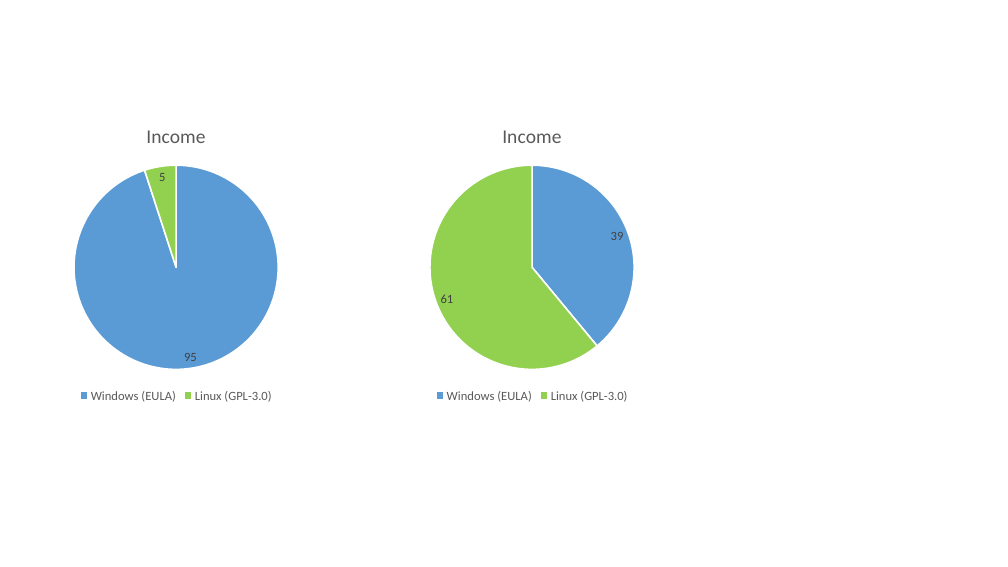
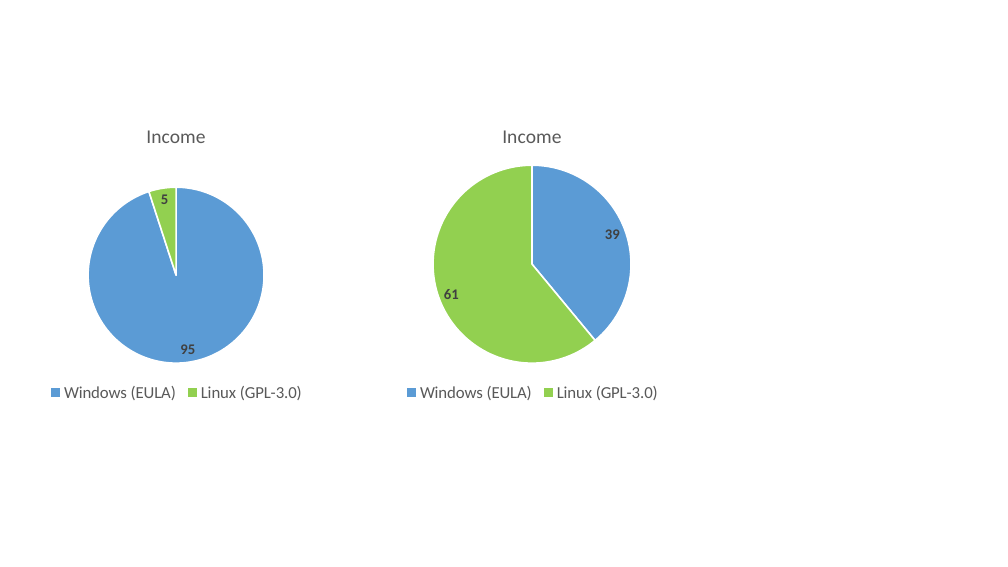
Before and after one commit to forCrowd/WealthFramework, a slide deck: slide 3 of SolutionItems/Documents/Connect2Effect/Connect2Effect.pptx (slide 2 before the commit). Drawn at 1008x567 pixels with LibreOffice and Linux fonts; fonts in the diff are those of the drawing. Boxes give left, top, right and bottom in pixels: in the first picture for what was removed or moved away, otherwise in the second. Text is boxed around its words. In the diff, an @@ line names an element or a change of style, - is before the commit and + after.

```diff
--- a/SolutionItems/Documents/Connect2Effect/Connect2Effect.pptx
+++ b/SolutionItems/Documents/Connect2Effect/Connect2Effect.pptx
@@ pie chart at box(27, 109, 325, 407) @@
@@ data labels of Income changed @@
@@ legend changed @@
@@ pie chart at box(383, 109, 681, 407) @@
@@ data labels of Series 1 changed @@
@@ legend changed @@
```
Also in this commit, not shown: 2 other slides changed, 2 slides added, 1 slide removed, 13 other files.
